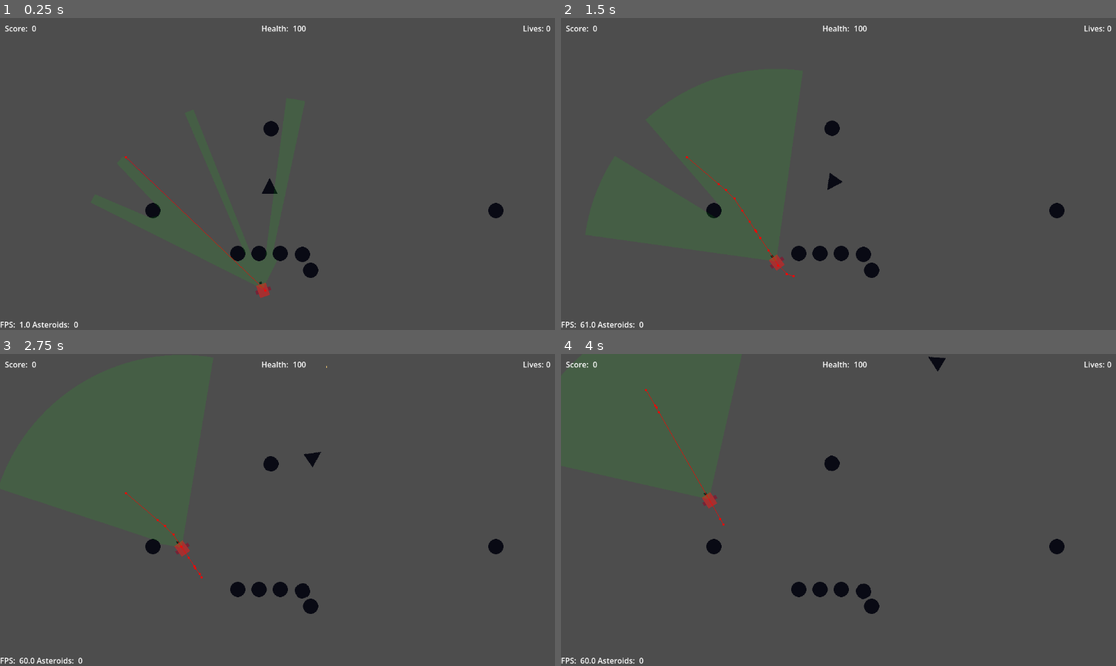
Above: before the commit, frames 1-4 (two rows, left to right).
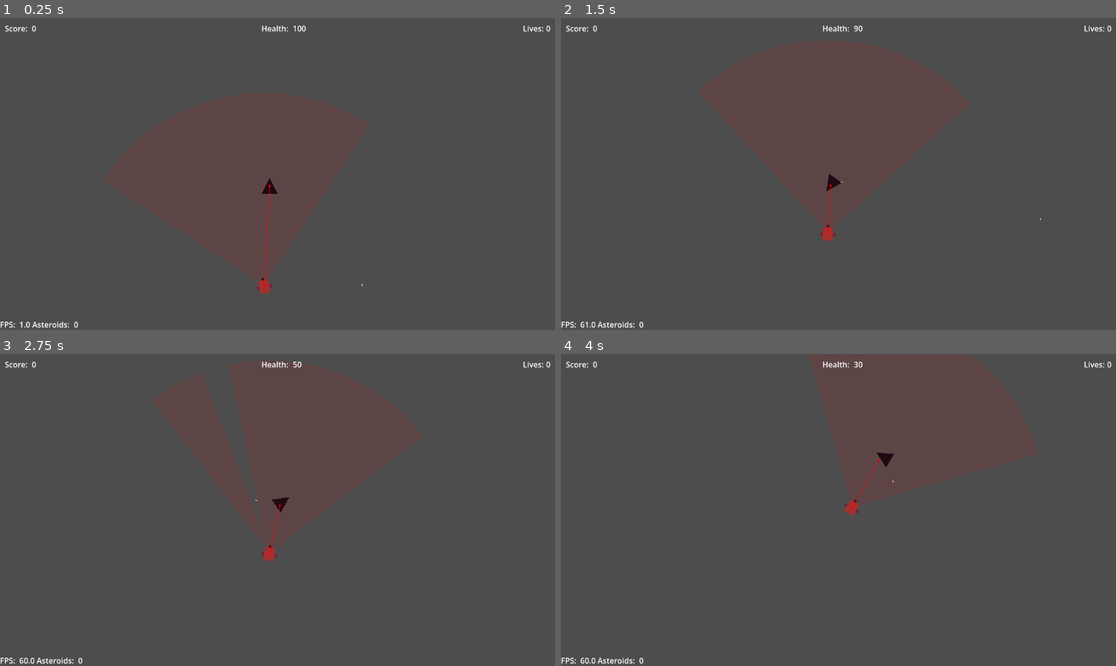
Above: after the commit, the same moments.

Repository: lynch16/Asteroids2D
Game: Godot game, scene res://main.tscn
Same seed, same stepped clock (60 frames per second), same inputs: the game is played once before the commit and once after it.
Inputs:
- Up to frame 1 (0.25 s): no input
- Up to frame 2 (1.5 s): hold D (yaw_right) 0.53-1.28 s; hold Space (fire_weapon) 0.53-1.28 s; hold S (brake) from 1.28 s (still down); tap Space (fire_weapon) at 1.35 s
- Up to frame 3 (2.75 s): release S (brake) at 2.03 s; hold D (yaw_right) from 2.03 s (still down); hold Space (fire_weapon) from 2.03 s (still down)
- Up to frame 4 (4 s): release D (yaw_right) at 2.78 s; release Space (fire_weapon) at 2.78 s; hold W (thrust) 2.78-3.53 s; tap Space (fire_weapon) at 2.85 s; hold A (yaw_left) from 3.53 s (still down); hold Space (fire_weapon) from 3.53 s (still down)

The runs differ from the first frame. In frame 1, 4.2% of the frame differs, in the area x 21-91%, y 25-90%; in frame 2, 5.1%, in the area x 22-91%, y 2-84%; in frame 3, 2.7%; in frame 4, 1.3%.
Error after the commit: Invalid access to property or key 'global_rotation' on a base object of type 'Nil'. (res://Models/Entities/Weapons/ranged_weapon.gd:35)

Commit message:
Stash work for weapon range

Diff:
--- a/Models/Asteroid/asteroid.tscn
+++ b/Models/Asteroid/asteroid.tscn
@@ -38,6 +38,7 @@
 [node name="Asteroid" type="RigidBody2D" unique_id=1301110429 groups=["enemy"]]
 mass = 1000000.0
 gravity_scale = 0.0
+sleeping = true
 contact_monitor = true
 max_contacts_reported = 5
 script = ExtResource("1_7kvrs")
@@ -75,10 +76,6 @@
 script = ExtResource("3_0d2cp")
 enable_player_gravity = true
 
-[node name="CollisionShape2D" type="CollisionShape2D" parent="GravityField" unique_id=265890223]
-visible = false
-shape = SubResource("CircleShape2D_kufyc")
-
 [node name="Damageable" type="Node" parent="." unique_id=1658148519]
 script = ExtResource("4_p7nbn")
 metadata/_custom_type_script = "uid://c4l6k6583jbr6"
@@ -95,6 +92,10 @@
 script = ExtResource("5_vpx2v")
 metadata/_custom_type_script = "uid://ce60si5dg5lkl"
 
+[node name="CollisionShape2D" type="CollisionShape2D" parent="Damageable" unique_id=265890223]
+visible = false
+shape = SubResource("CircleShape2D_kufyc")
+
 [node name="DealDamage" type="Node" parent="." unique_id=1803576660]
 script = ExtResource("7_57j71")
 damage_dealt = 50.0
--- a/Models/Enemy/enemy.gd
+++ b/Models/Enemy/enemy.gd
@@ -8,5 +8,14 @@
 	if (move_controller.are_targets_in_sight()):
 		for t in move_controller.get_targets():
 			if (weapon_controller.current_weapon):
+				if (!is_instance_valid(t)):
+					return;
+
 				if (weapon_controller.current_weapon.is_target_in_sight((t.global_position)) && weapon_controller.current_weapon.is_target_in_range(t.global_position)):
+					#if (t is CharacterBody2D):
+						#var char_t: CharacterBody2D = t;
+						#weapon_controller.current_weapon.set_item_target(char_t);
 					weapon_controller.current_weapon.use();
+				else:
+					print("IN RANGE? ", weapon_controller.current_weapon.is_target_in_range(t.global_position))
+					print("IN Sight? ", weapon_controller.current_weapon.is_target_in_sight(t.global_position))
--- a/Models/Enemy/enemy.tscn
+++ b/Models/Enemy/enemy.tscn
@@ -89,6 +89,13 @@
 [node name="BoundaryManager" parent="." unique_id=790313864 node_paths=PackedStringArray("node") instance=ExtResource("8_q6pfn")]
 node = NodePath("..")
 
+[node name="CharacterWeapons" type="Node2D" parent="." unique_id=824293140 node_paths=PackedStringArray("character")]
+position = Vector2(0, -16)
+script = ExtResource("10_p7ovo")
+weapon_to_equip = ExtResource("11_ae6k3")
+character = NodePath("..")
+metadata/_custom_type_script = "uid://b3pdjcuaohpmm"
+
 [node name="NavCharacterMovementController" type="Node2D" parent="." unique_id=1489111489 node_paths=PackedStringArray("moveable_character")]
 script = ExtResource("9_utaga")
 moveable_character = NodePath("..")
@@ -106,10 +113,4 @@
 [node name="VisionArea" parent="NavCharacterMovementController" unique_id=1974026706 instance=ExtResource("5_mb64x")]
 view_distance = 400
 
-[node name="CharacterWeapons" type="Node2D" parent="." unique_id=824293140]
-position = Vector2(0, -16)
-script = ExtResource("10_p7ovo")
-weapon_to_equip = ExtResource("11_ae6k3")
-metadata/_custom_type_script = "uid://b3pdjcuaohpmm"
-
 [connection signal="navigation_finished" from="NavCharacterMovementController" to="StateMachine/PatrolState" method="get_random_next_position"]
--- a/Models/Entities/Weapons/cannon_weapon.gd
+++ b/Models/Entities/Weapons/cannon_weapon.gd
@@ -1,2 +1,3 @@
+@tool
 class_name CannonWeapon
 extends RangedWeapon
--- a/Models/Entities/Weapons/cannon_weapon.tscn
+++ b/Models/Entities/Weapons/cannon_weapon.tscn
@@ -6,5 +6,6 @@
 [node name="CannonWeapon" type="Node2D" unique_id=1570876709]
 script = ExtResource("1_lgcxq")
 ammo_scene = ExtResource("2_pcssh")
-weapon_range = 100.0
+weapon_range = 300.0
+use_rate = 1.0
 metadata/_custom_type_script = "uid://cuqmt45sefh8k"
--- a/Models/Entities/Weapons/character_weapons.gd
+++ b/Models/Entities/Weapons/character_weapons.gd
@@ -1,15 +1,49 @@
+@tool
 class_name CharacterWeapons
 extends Node2D
 
 @export var weapon_to_equip: PackedScene;
-
-@onready var character: CharacterBody2D = get_parent();
+@export var weapon_target: Node2D;
+@export var weapon_targeting_enabled := true;
+@export var character: CharacterBody2D;
 
 var current_weapon: Weapon;
+var last_target_positions: Array[Vector2] = [];
+var max_last_positions := 5;
+
+var target_position_recalc_rate: float = 0.5;
+var last_recalc_time: float;
 
 func _ready() -> void:
 	if (weapon_to_equip):
 		equip_weapon(weapon_to_equip);
+
+func _process(_delta: float) -> void:
+	queue_redraw();
+
+func _draw() -> void:
+	if (!is_instance_valid(weapon_target)):
+		return;
+	if (Time.get_unix_time_from_system() - last_recalc_time < target_position_recalc_rate):
+			return;
+
+	_draw_lead_tracker();
+
+func _physics_process(delta: float) -> void:
+	if (weapon_targeting_enabled && current_weapon && weapon_target):
+		if (last_target_positions.size() > max_last_positions):
+			last_target_positions.pop_front();
+
+		var target_position := weapon_target.global_position;
+		if (target_position != null):
+			last_target_positions.append(target_position)
+
+			 # Check if has been long enough since last used
+		if (Time.get_unix_time_from_system() - last_recalc_time < target_position_recalc_rate):
+			return;
+
+		last_recalc_time = Time.get_unix_time_from_system();
+		current_weapon.set_aim_direction(calculate_weapon_target_aim_point());
 
 func equip_weapon(weapon_scene: PackedScene) -> void:
 	if (current_weapon):
@@ -30,3 +64,34 @@
 	current_weapon.unequip();
 	current_weapon.queue_free();
 	current_weapon = null;
+
+func _calculate_target_velocity() -> Vector2:
+	var velocity_sum := Vector2.ZERO;
+	var velocity_count := 0;
+	for i in last_target_positions.size():
+		if (i > 0 && i < last_target_positions.size() - 1):
+			velocity_sum += last_target_positions[i] - last_target_positions[i-1];
+			velocity_count += 1;
+
+	if (velocity_count > 0):
+		return velocity_sum/velocity_count;
+	else:
+		return Vector2.ZERO;
+
+func calculate_weapon_target_aim_point() -> Vector2:
+	var direction := character.global_rotation + PI/2;
+	var projectile_velocity := Vector2.ZERO;
+	if (current_weapon is RangedWeapon):
+		var current_ranged_weapon: RangedWeapon = current_weapon;
+		projectile_velocity = Vector2(current_ranged_weapon.projectile_speed, 0).rotated(direction);
+
+	var distance := character.global_position.distance_to((weapon_target.global_position));
+	var time_to_hit := ( distance / projectile_velocity.length() );
+	var target_velocity := character.velocity + _calculate_target_velocity() * 4;
+	var aim_point := weapon_target.global_position + target_velocity * time_to_hit;
+	return aim_point;
+
+func _draw_lead_tracker() -> void:
+	var aim_point := calculate_weapon_target_aim_point();
+	var points: PackedVector2Array = [Vector2(), to_local(weapon_target.global_position), to_local(aim_point)];
+	draw_polygon(points, [Color.RED, Color.BLUE, Color.GREEN])
--- a/Models/Entities/Weapons/equip_item.gd
+++ b/Models/Entities/Weapons/equip_item.gd
@@ -1,3 +1,4 @@
+@tool
 class_name EquipItem
 extends Node2D
 
@@ -8,12 +9,15 @@
 var aim_angle: float;
 var can_use: bool = true;
 var owner_character: CharacterBody2D;
+var aim_target: Vector2;
 
-func _process(delta: float) -> void:
-	global_rotation = lerp_angle(global_rotation, aim_angle, rotation_speed * delta);
+#func _physics_process(delta: float) -> void:
+	#global_rotation = lerp_angle(global_rotation, aim_angle, rotation_speed * delta);
 
 func set_aim_direction(aim_dir: Vector2) -> void:
-	aim_angle = aim_dir.angle();
+	print("AIM DIR: ", aim_dir)
+	aim_target = aim_dir;
+	aim_angle = owner_character.get_angle_to(aim_dir)
 
 func equip() -> void:
 	pass;
@@ -41,4 +45,4 @@
 	pass;
 
 func _aim_angle_rotation() -> float:
-	return wrapf(aim_angle - PI/2, -PI, PI);
+	return aim_angle - PI/2;
--- a/Models/Entities/Weapons/ranged_weapon.gd
+++ b/Models/Entities/Weapons/ranged_weapon.gd
@@ -1,3 +1,4 @@
+@tool
 class_name RangedWeapon
 extends Weapon
 
@@ -20,17 +21,22 @@
 func _use_ammo(num_ammo: int) -> void:
 	for i in num_ammo:
 		# TODO: Ammo should be a class
-		var ammo := ammo_scene.instantiate() as RigidBody2D;
+		var ammo := ammo_scene.instantiate() as Bullet;
 
 		# TODO: Is root the right place for these to be instantiated?
 		# Should projectile management be offloaded to a central utility that can batch?
-		get_tree().root.add_child(ammo);
+		add_child(ammo);
+		if Engine.is_editor_hint():
+			ammo.set_owner(get_tree().edited_scene_root);
 
 		current_ammo_count -= i;
 
 		ammo.global_position = global_position;
-		var direction := owner_character.rotation + aim_angle - PI/2;
-		ammo.rotation = owner_character.rotation;
+		ammo.global_rotation = owner_character.global_rotation;
 
-		var base_velocity := owner_character.velocity;
-		ammo.apply_central_impulse(base_velocity + Vector2(projectile_speed, 0).rotated(direction));
+		var new_velocity := owner_character.velocity + Vector2(projectile_speed, 0).rotated(aim_angle);
+		ammo.fire_bullet(new_velocity);
+
+#func _draw() -> void:
+	#if (Engine.is_editor_hint()):
+		#draw_line(Vector2(), aim_target, Color.GREEN)
--- a/Models/Entities/Weapons/weapon.gd
+++ b/Models/Entities/Weapons/weapon.gd
@@ -1,23 +1,14 @@
+@tool
+
 class_name Weapon extends EquipItem
 
-@export var weapon_range: float = 10.0;
+@export var weapon_range: float = 200.0;
 
-var aim_variance := 5;
+var aim_variance := deg_to_rad(15);
 
 func is_target_in_range(target_position: Vector2) -> bool:
 	return global_position.distance_to(target_position) <= weapon_range;
 
 func is_target_in_sight(target_position: Vector2) -> bool:
-	var min_aim_angle_with_variance := wrapf(
-		rad_to_deg(_aim_angle_rotation() - aim_variance),
-		-PI,
-		PI
-	);
-	var max_aim_angle_with_variance := wrapf(
-		rad_to_deg(_aim_angle_rotation() + aim_variance),
-		-PI,
-		PI
-	);
-	return global_position.angle_to(target_position) <= max_aim_angle_with_variance || (
-		global_position.angle_to(target_position) >= min_aim_angle_with_variance
-	);
+	var target_angle := global_position.angle_to(target_position);
+	return (global_rotation - target_angle) <= aim_variance;
--- a/Models/Player/bullet.gd
+++ b/Models/Player/bullet.gd
@@ -1,3 +1,4 @@
+@tool
 extends RigidBody2D
 class_name Bullet
 
@@ -14,13 +15,9 @@
 	queue_free();
 
 func fire_bullet(
-	initial_pos: Vector2,
-	direction: float,
 	base_velocity: Vector2
 ) -> void:
-	global_position = initial_pos;
-	rotation = direction + PI/2;;
-	apply_central_impulse(base_velocity + Vector2(bullet_speed, 0).rotated(direction))
+	linear_velocity = base_velocity;
 
 func _on_body_entered(node: Node) -> void:
 	if (node.is_in_group("enemy")):
--- a/Models/Player/bullet.tscn
+++ b/Models/Player/bullet.tscn
@@ -14,6 +14,7 @@
 [node name="Bullet" type="RigidBody2D" unique_id=1934145494 groups=["player_weapon"]]
 mass = 1000.0
 gravity_scale = 0.0
+sleeping = true
 contact_monitor = true
 max_contacts_reported = 1
 script = ExtResource("1_s1b55")
--- a/Models/Player/player.gd
+++ b/Models/Player/player.gd
@@ -8,7 +8,7 @@
 @export var max_speed := 100:
 	set(val):
 		max_speed = max(min_speed if min_speed != null else 0, val) # Ensures max doesn't go below min
-@export var thrust := 200;
+@export var thrust := 100;
 @export var rotation_speed := 5;
 @export var mass := 2;
 
--- a/main.tscn
+++ b/main.tscn
@@ -2,7 +2,6 @@
 
 [ext_resource type="Script" uid="uid://ce43prxb75d4c" path="res://navigable_area.gd" id="1_272bh"]
 [ext_resource type="PackedScene" uid="uid://moxkwo3nfsf4" path="res://Models/Player/player.tscn" id="1_ig7tw"]
-[ext_resource type="PackedScene" uid="uid://drhrxw7642nqd" path="res://Models/Asteroid/asteroid.tscn" id="2_0xm2m"]
 [ext_resource type="PackedScene" uid="uid://cwbbylt5vni3j" path="res://Models/RockThrower/rock_thrower.tscn" id="3_h2yge"]
 [ext_resource type="PackedScene" uid="uid://dc4xstka1au80" path="res://pause_menu.tscn" id="4_1bvp3"]
 [ext_resource type="PackedScene" uid="uid://ygio5vatco1t" path="res://UI/HUD/hud.tscn" id="5_lquwl"]
@@ -26,32 +25,6 @@
 [node name="RockThrower" parent="NavigableArea" unique_id=1513123556 instance=ExtResource("3_h2yge")]
 process_mode = 4
 
-[node name="DebugAsteroids" type="Node2D" parent="NavigableArea" unique_id=388349782]
-
-[node name="Asteroid" parent="NavigableArea/DebugAsteroids" unique_id=1301110429 instance=ExtResource("2_0xm2m")]
-position = Vector2(562, 230)
-
-[node name="Asteroid2" parent="NavigableArea/DebugAsteroids" unique_id=1838451310 instance=ExtResource("2_0xm2m")]
-position = Vector2(1028, 400)
-
-[node name="Asteroid3" parent="NavigableArea/DebugAsteroids" unique_id=560364578 instance=ExtResource("2_0xm2m")]
-position = Vector2(317, 400)
-
-[node name="Asteroid4" parent="NavigableArea/DebugAsteroids" unique_id=2076853331 instance=ExtResource("2_0xm2m")]
-position = Vector2(493, 489)
-
-[node name="Asteroid5" parent="NavigableArea/DebugAsteroids" unique_id=1231157876 instance=ExtResource("2_0xm2m")]
-position = Vector2(537, 489)
-
-[node name="Asteroid6" parent="NavigableArea/DebugAsteroids" unique_id=497119305 instance=ExtResource("2_0xm2m")]
-position = Vector2(581, 489)
-
-[node name="Asteroid7" parent="NavigableArea/DebugAsteroids" unique_id=308738619 instance=ExtResource("2_0xm2m")]
-position = Vector2(627, 491)
-
-[node name="Asteroid8" parent="NavigableArea/DebugAsteroids" unique_id=1668047363 instance=ExtResource("2_0xm2m")]
-position = Vector2(644, 524)
-
 [node name="Enemy" parent="NavigableArea" unique_id=1345935966 instance=ExtResource("6_7mycd")]
 position = Vector2(554, 570)
 
--- /dev/null
+++ b/tools/weapon_range.gd
@@ -0,0 +1,24 @@
+@tool
+extends Node2D
+
+@export var weapon_controller: CharacterWeapons;
+@export var enabled := false;
+
+@export_tool_button("Pause", "Callable") var pause := _pause_tool;
+var paused := false;
+
+func _ready() -> void:
+	PhysicsServer2D.set_active(true);
+
+func _physics_process(_delta: float) -> void:
+	if enabled && weapon_controller && weapon_controller.current_weapon:
+		weapon_controller.current_weapon.use();
+
+func _pause_tool() -> void:
+	print("PAUSE");
+	if (paused):
+		set_process_mode(ProcessMode.PROCESS_MODE_INHERIT);
+	else:
+		set_process_mode(ProcessMode.PROCESS_MODE_DISABLED);
+
+	paused = !paused;
--- /dev/null
+++ b/tools/weapon_range.tscn
@@ -0,0 +1,29 @@
+[gd_scene format=3 uid="uid://cfwhiiy0choq0"]
+
+[ext_resource type="Script" uid="uid://c1f3nl4dl78ik" path="res://tools/weapon_range.gd" id="1_37gqi"]
+[ext_resource type="PackedScene" uid="uid://bsfnrmutub50v" path="res://Models/Entities/Weapons/cannon_weapon.tscn" id="1_ejx1l"]
+[ext_resource type="Script" uid="uid://b3pdjcuaohpmm" path="res://Models/Entities/Weapons/character_weapons.gd" id="1_n5woa"]
+
+[sub_resource type="CircleShape2D" id="CircleShape2D_37gqi"]
+
+[node name="WeaponRange" type="Node2D" unique_id=848334101 node_paths=PackedStringArray("weapon_controller")]
+process_mode = 4
+script = ExtResource("1_37gqi")
+weapon_controller = NodePath("Shooter/CharacterWeapons")
+enabled = true
+
+[node name="Target" type="CharacterBody2D" parent="." unique_id=1159552263]
+position = Vector2(1097, 418)
+
+[node name="CollisionShape2D" type="CollisionShape2D" parent="Target" unique_id=1044469920]
+shape = SubResource("CircleShape2D_37gqi")
+
+[node name="Shooter" type="CharacterBody2D" parent="." unique_id=1144730966]
+position = Vector2(50, 300)
+
+[node name="CharacterWeapons" type="Node2D" parent="Shooter" unique_id=886852810 node_paths=PackedStringArray("weapon_target", "character")]
+script = ExtResource("1_n5woa")
+weapon_to_equip = ExtResource("1_ejx1l")
+weapon_target = NodePath("../../Target")
+character = NodePath("..")
+metadata/_custom_type_script = "uid://b3pdjcuaohpmm"
Not shown, added: tools/weapon_range.gd.uid
